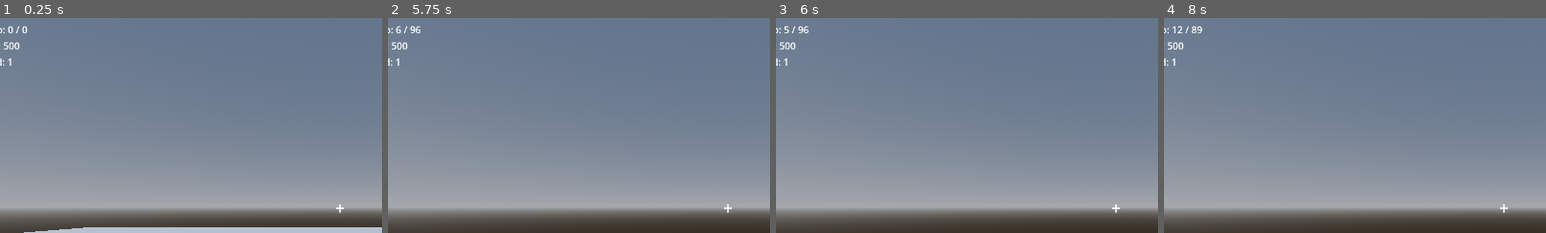
Above: before the commit, frames 1-4 (left to right).
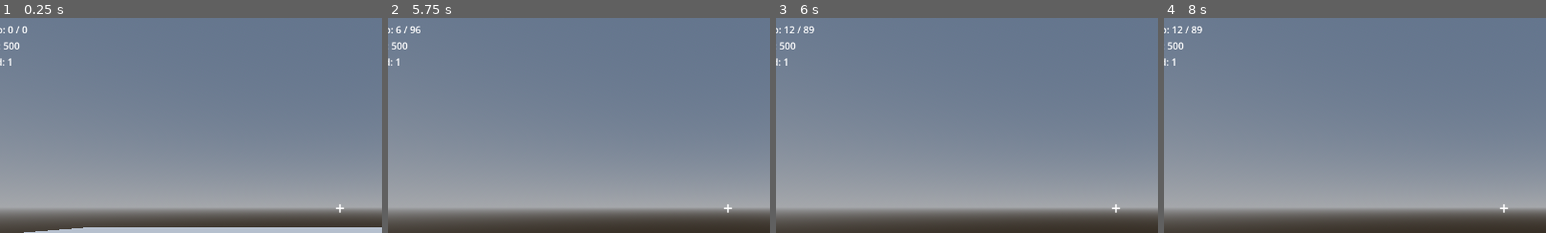
Above: after the commit, the same moments.

Repository: nateomach1-debug/jacked-undead
Game: Godot game, scene res://scenes/main/main.tscn
Same seed, same stepped clock (60 frames per second), same inputs: the game is played once before the commit and once after it.
Inputs (mouse positions are % of the whole screen's width and height, from its top left):
- Up to frame 1 (0.25 s): no input
- Up to frame 2 (5.75 s): click "SHOOT" at 0.5 s; click "JUMP" at 1.25 s; move the mouse to (55, 50) at 2.02 s; hold F (interact) 2.03-2.78 s; hold W (move_forward) 2.03-4.25 s; tap Space (jump) at 2.27, 3.02 s; move the mouse to (45, 50) at 2.77 s; tap F (interact) at 2.85, 3.8 s; move the mouse to (52, 48) at 3.52 s; press the mouse at (52, 48) at 3.53 s; release the mouse at (52, 48) at 4.25 s; click "SPRINT" at 4.25 s; click "USE" at 5 s
- Up to frame 3 (6 s): click "RELOAD" at 5.75 s
- Up to frame 4 (8 s): move the mouse to (49, 52) at 6.52 s; hold W (move_forward) from 6.53 s (still down); tap Ctrl (sprint) at 6.6 s; tap Space (jump) at 6.77, 7.52 s; tap F (interact) at 6.8 s; move the mouse to (57, 51) at 7.27 s; hold F (interact) from 7.28 s (still down); tap R (reload) at 7.9 s
The pictures show only the part of the screen within x 6-56%, y 6-56%; the shares and areas given below are measured in that part.

Frames 1-2 are identical in both runs. In frame 3, 0.1% of the frame differs, in the area x 2-10%, y 3-8%; in frame 4, nothing differs.

Commit message:
Change input handling to use just pressed actions

Diff:
--- a/scripts/player/player_controller.gd
+++ b/scripts/player/player_controller.gd
@@ -67,12 +67,6 @@
 	if event is InputEventMouseMotion:
 		apply_look_delta(event.relative, MOUSE_SENSITIVITY)
 
-	if event.is_action_pressed("interact"):
-		_try_interact()
-
-	if event.is_action_pressed("reload"):
-		_reload()
-
 
 func apply_look_delta(delta: Vector2, sensitivity: float = MOUSE_SENSITIVITY) -> void:
 	rotate_y(-delta.x * sensitivity)
@@ -85,6 +79,12 @@
 	_handle_shooting(delta)
 	_handle_regen(delta)
 	_update_interact_prompt()
+
+	if Input.is_action_just_pressed("reload"):
+		_reload()
+
+	if Input.is_action_just_pressed("interact"):
+		_try_interact()
 
 
 func _handle_movement(delta: float) -> void:
